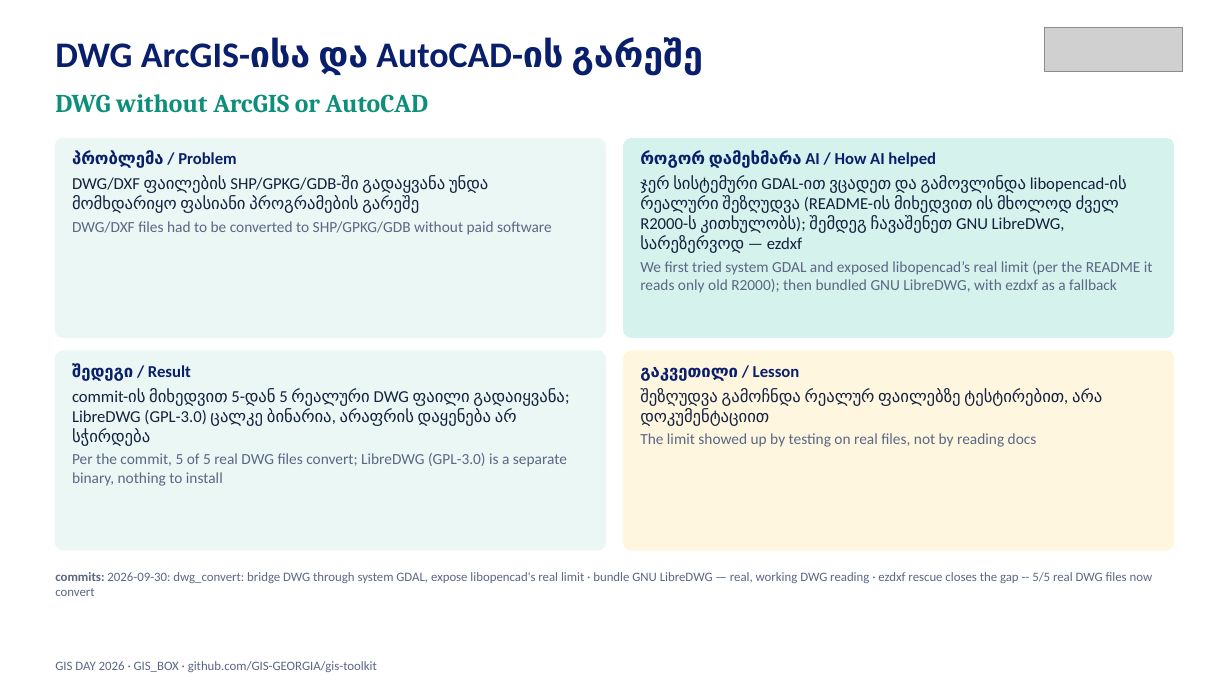
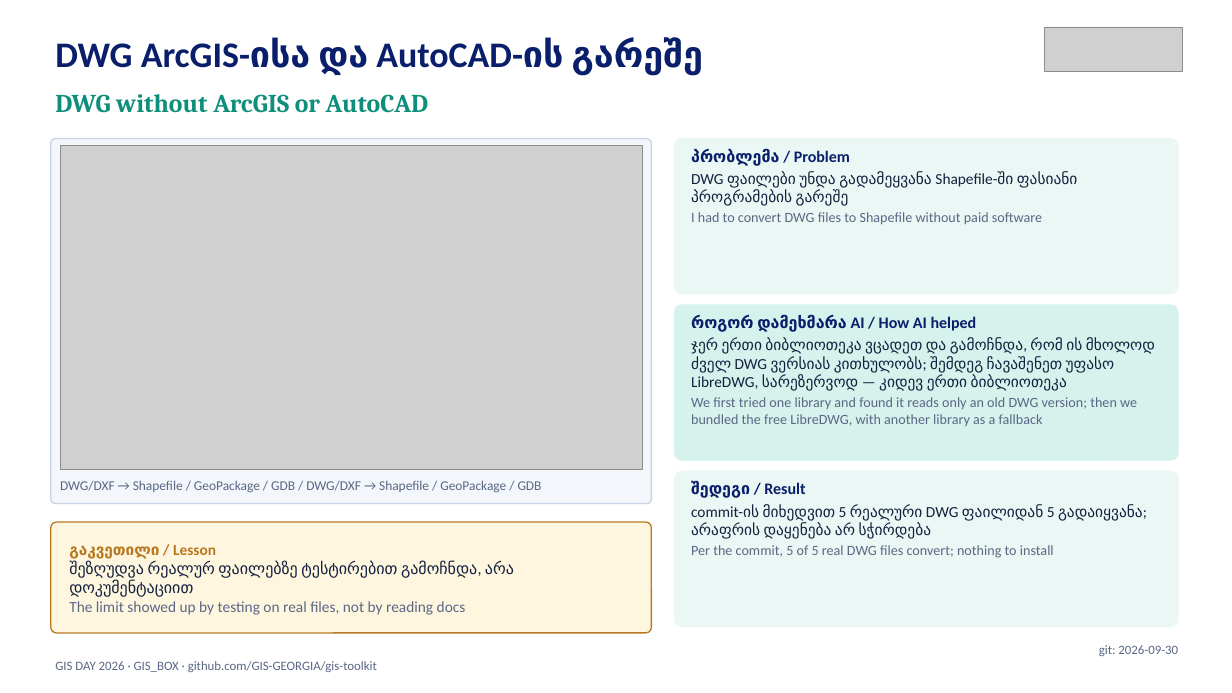
Before and after one commit to GIS-Edu-Georgia/gis-day, a slide deck: slide 8 of downloads/GIS_BOX_AI_PRESENTATION.pptx (slide 6 before the commit). Drawn at 1232x693 pixels with LibreOffice and Linux fonts; fonts in the diff are those of the drawing; grey boxes stand for pictures. Boxes give left, top, right and bottom in pixels: in the first picture for what was removed or moved away, otherwise in the second. Text is boxed around its words. In the diff, an @@ line names an element or a change of style, - is before the commit and + after.

```diff
--- a/downloads/GIS_BOX_AI_PRESENTATION.pptx
+++ b/downloads/GIS_BOX_AI_PRESENTATION.pptx
@@ rounded rectangle: place and size @@
-rounded rectangle at [55,139,605,337]
+rounded rectangle at [51,139,652,504]
@@ rounded rectangle at [51,139,652,504]: fill #EAF7F4 to #F3F6FB; outline #EAF7F4 1 pt to #C9D3E6 1 pt; proportions changed @@
@@ picture added at [60,146,642,470] @@
@@ rounded rectangle: place and size @@
-rounded rectangle at [624,139,1174,337]
+rounded rectangle at [675,139,1178,294]
@@ rounded rectangle at [675,139,1178,294]: fill #D5F2EC to #EAF7F4; outline #D5F2EC 1 pt to #EAF7F4 1 pt; proportions changed @@
@@ text added at [691,148,1077,224], 12 pt, text #13213F @@
+პრობლემა / Problem
+DWG ფაილები უნდა გადამეყვანა Shapefile-ში ფასიანი პროგრამების გარეშე
+I had to convert DWG files to Shapefile without paid software
@@ text removed at [72,150,552,235] @@
-პრობლემა / Problem
-DWG/DXF ფაილების SHP/GPKG/GDB-ში გადაყვანა უნდა მომხდარიყო ფასიანი პროგრამების გარეშე
-DWG/DXF files had to be converted to SHP/GPKG/GDB without paid software
@@ rounded rectangle: place and size @@
-rounded rectangle at [624,351,1174,550]
+rounded rectangle at [675,305,1178,460]
@@ rounded rectangle at [675,305,1178,460]: fill #FFF6E0 to #D5F2EC; outline #FFF6E0 1 pt to #D5F2EC 1 pt; proportions changed @@
@@ text at [691,314,977,332]: size 13 to 12.5 pt in "როგორ დამეხმარა AI / How AI helped"; less space between paragraphs @@
@@ text "როგორ დამეხმარა AI / How ...": place and size @@
-text "როგორ დამეხმარა AI / How ..." at [640,150,1153,293]
+text "როგორ დამეხმარა AI / How ..." at [691,314,1155,426]
@@ text at [691,338,1155,426]: text changed; size 13 to 12 pt @@
-ჯერ სისტემური GDAL-ით ვცადეთ და გამოვლინდა libopencad-ის რეალური შეზღუდვა (README-ის მიხედვით ის მხოლოდ ძველ R2000-ს კითხულობს); შემდეგ ჩავაშენეთ GNU LibreDWG, სარეზერვოდ — ezdxf
-We first tried system GDAL and exposed libopencad’s real limit (per the README it reads only old R2000); then bundled GNU LibreDWG, with ezdxf as a fallback
+ჯერ ერთი ბიბლიოთეკა ვცადეთ და გამოჩნდა, რომ ის მხოლოდ ძველ DWG ვერსიას კითხულობს; შემდეგ ჩავაშენეთ უფასო LibreDWG, სარეზერვოდ — კიდევ ერთი ბიბლიოთეკა
+We first tried one library and found it reads only an old DWG version; then we bundled the free LibreDWG, with another library as a fallback
@@ rounded rectangle: place and size @@
-rounded rectangle at [55,351,605,550]
+rounded rectangle at [675,471,1178,627]
@@ rounded rectangle at [675,471,1178,627]: proportions changed @@
@@ text "შედეგი / Result": place and size @@
-text "შედეგი / Result" at [72,363,567,486]
+text "შედეგი / Result" at [691,481,1143,558]
@@ text added at [60,480,542,493], 10.5 pt, text #5B6785 @@
+DWG/DXF → Shapefile / GeoPackage / GDB / DWG/DXF → Shapefile / GeoPackage / GDB
@@ text at [691,504,1143,558]: text changed; size 13 to 12 pt @@
-commit-ის მიხედვით 5-დან 5 რეალური DWG ფაილი გადაიყვანა; LibreDWG (GPL-3.0) ცალკე ბინარია, არაფრის დაყენება არ სჭირდება
-Per the commit, 5 of 5 real DWG files convert; LibreDWG (GPL-3.0) is a separate binary, nothing to install
+commit-ის მიხედვით 5 რეალური DWG ფაილიდან 5 გადაიყვანა; არაფრის დაყენება არ სჭირდება
+Per the commit, 5 of 5 real DWG files convert; nothing to install
@@ text at [691,481,805,498]: size 13 to 12.5 pt in "შედეგი / Result"; less space between paragraphs @@
@@ rounded rectangle added at [51,522,652,633], fill #FFF6E0, outline #B7791F 1 pt @@
@@ text "გაკვეთილი / Lesson": place and size @@
-text "გაკვეთილი / Lesson" at [640,366,1102,447]
+text "გაკვეთილი / Lesson" at [69,545,514,615]
@@ text "გაკვეთილი / Lesson" at [69,545,514,615]: vertical alignment top to middle @@
@@ text at [69,560,514,597]: text changed; size 13 to 12.5 pt @@
-შეზღუდვა გამოჩნდა რეალურ ფაილებზე ტესტირებით, არა დოკუმენტაციით
+შეზღუდვა რეალურ ფაილებზე ტესტირებით გამოჩნდა, არა დოკუმენტაციით
@@ text at [69,545,216,559]: size 13 to 12 pt, text colour #0A1F6B to #B7791F in "გაკვეთილი / Lesson"; less space between paragraphs @@
@@ text removed at [55,572,1153,596] @@
-commits: 2026-09-30: dwg_convert: bridge DWG through system GDAL, expose libopencad's real limit · bundle GNU LibreDWG — real, working DWG reading · ezdxf rescue closes the gap -- 5/5 real DWG files now convert
@@ text added at [1099,645,1178,656], 10 pt, text #5B6785 @@
+git: 2026-09-30
```
Also in this commit, not shown: 10 other slides changed, 4 slides added, 3 slides removed, 13 other files.
